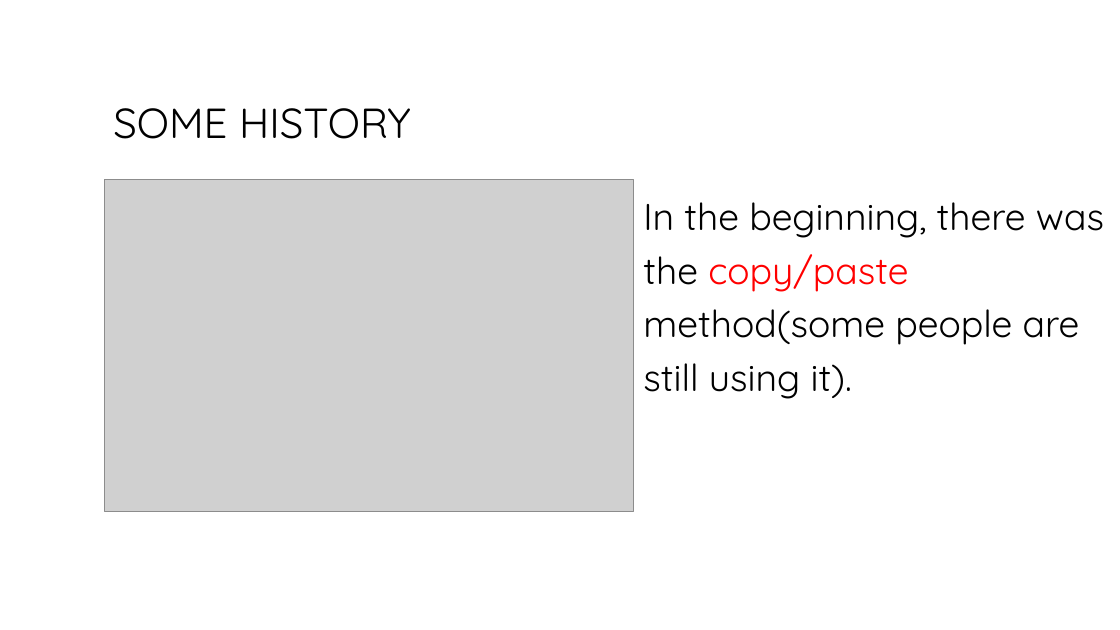
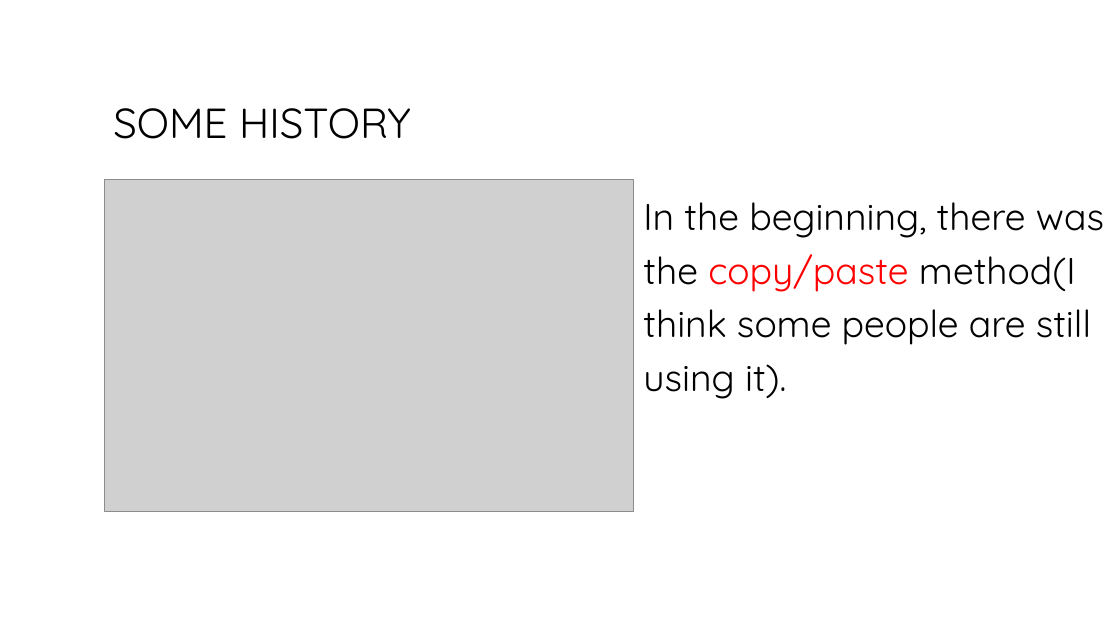
Before and after one commit to bogdanbujdea/git102, a slide deck: slide 7 of Course 1.pptx. Drawn at 1120x630 pixels with LibreOffice and Linux fonts; fonts in the diff are those of the drawing; grey boxes stand for pictures. Boxes give left, top, right and bottom in pixels: in the first picture for what was removed or moved away, otherwise in the second. Text is boxed around its words. In the diff, an @@ line names an element or a change of style, - is before the commit and + after.

```diff
--- a/Course 1.pptx
+++ b/Course 1.pptx
@@ text at box(643, 202, 1104, 399): text changed @@
-In the beginning, there was the copy/paste method(some people are still using it).
+In the beginning, there was the copy/paste method(I think some people are still using it).
```
Also in this commit, not shown: 6 other slides changed, 1 slide added.
